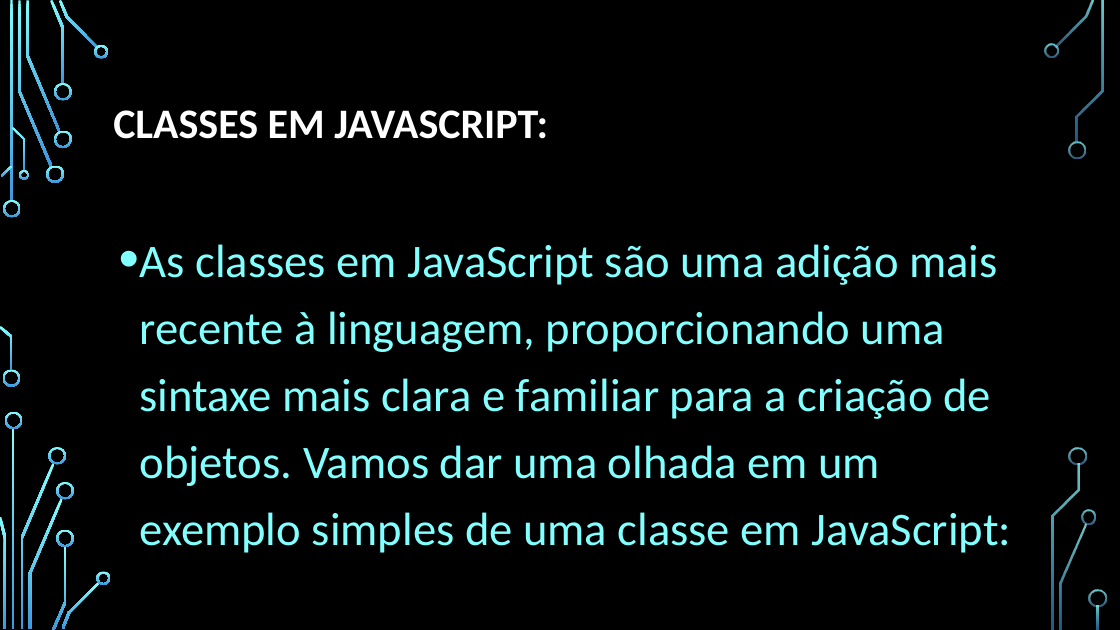
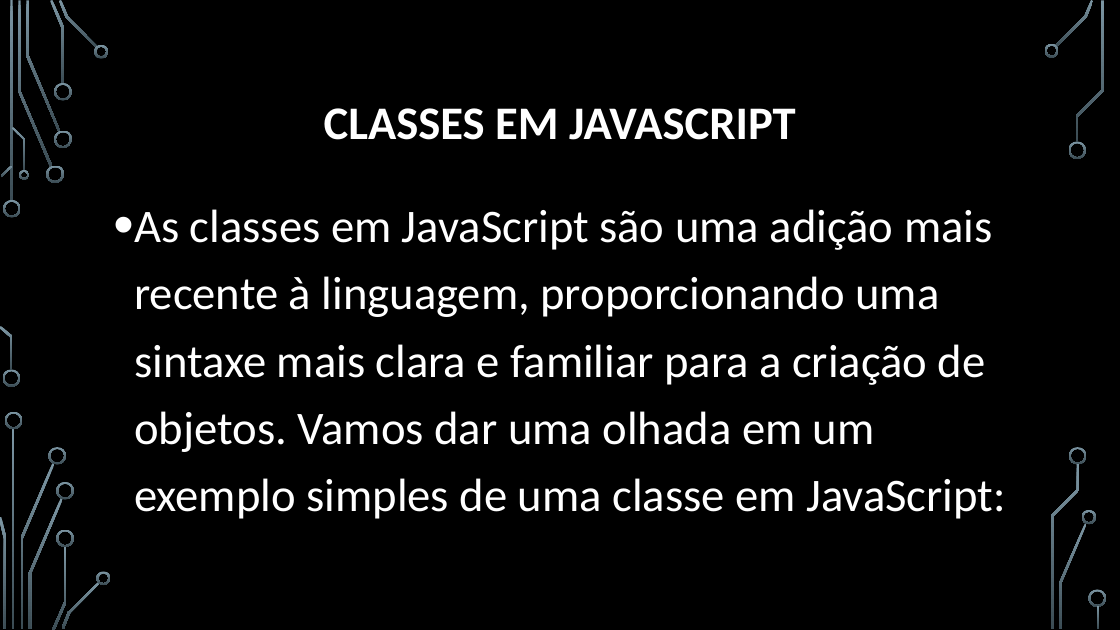
Before and after one commit to JMarques12/Senai2023, a slide deck: slide 2 of FPOO/aula 18/Programação Orientada a Objetos POO.pptx (slide 3 before the commit). Drawn at 1120x630 pixels with LibreOffice and Linux fonts; fonts in the diff are those of the drawing; background and template pictures are left out. Boxes give left, top, right and bottom in pixels: in the first picture for what was removed or moved away, otherwise in the second. Text is boxed around its words. In the diff, an @@ line names an element or a change of style, - is before the commit and + after.

```diff
--- a/FPOO/aula 18/Programação Orientada a Objetos POO.pptx
+++ b/FPOO/aula 18/Programação Orientada a Objetos POO.pptx
@@ fill gradient #82FFFF to #3D97DE to gradient #7C96A3 to #3B4C54 in 36 elements at (3,200,21,218), (3,370,20,387), (18,1,52,167), (46,166,64,183), (26,1,60,132), (50,0,65,84), (54,130,71,148), (54,83,71,101), (59,0,97,49), (94,45,109,58), (1,166,13,177), (0,326,13,371), (12,127,25,171), (18,170,29,180), (13,429,15,629), (20,463,54,628), (5,412,23,429), (0,517,6,628), (49,447,66,465), (29,498,63,629), (52,546,66,630), (56,482,74,500), (56,529,74,547), (61,581,100,629), (97,571,111,585), (1055,0,1094,47), (1044,44,1059,58), (1069,141,1086,159), (1060,523,1087,629), (1082,510,1096,524), (1076,1,1104,143), (1070,447,1087,465), (1051,464,1080,629), (1089,590,1107,607), (1097,606,1100,629), (10,1,13,202) @@
@@ title at (324,108,796,140): text changed; size 36 to 40 pt @@
-CLASSES EM JAVASCRIPT:
+CLASSES EM JAVASCRIPT
@@ text "As classes em JavaScript são ...": place and size @@
-text "As classes em JavaScript são ..." at (140,244,1011,553)
+text "As classes em JavaScript são ..." at (134,209,1005,519)
@@ text "As classes em JavaScript são ..." at (134,209,1005,519): text colour #82FFFF to #FFFFFF @@
```
Also in this commit, not shown: 6 other slides changed, 1 slide removed.
